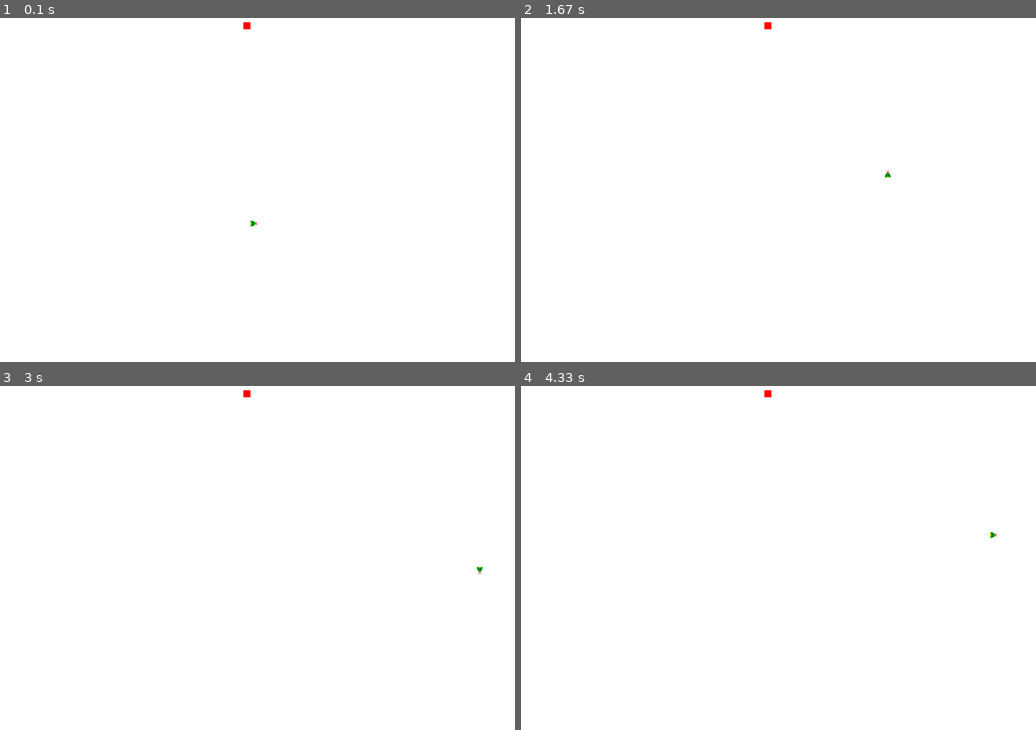
Above: before the commit, frames 1-4 (two rows, left to right).
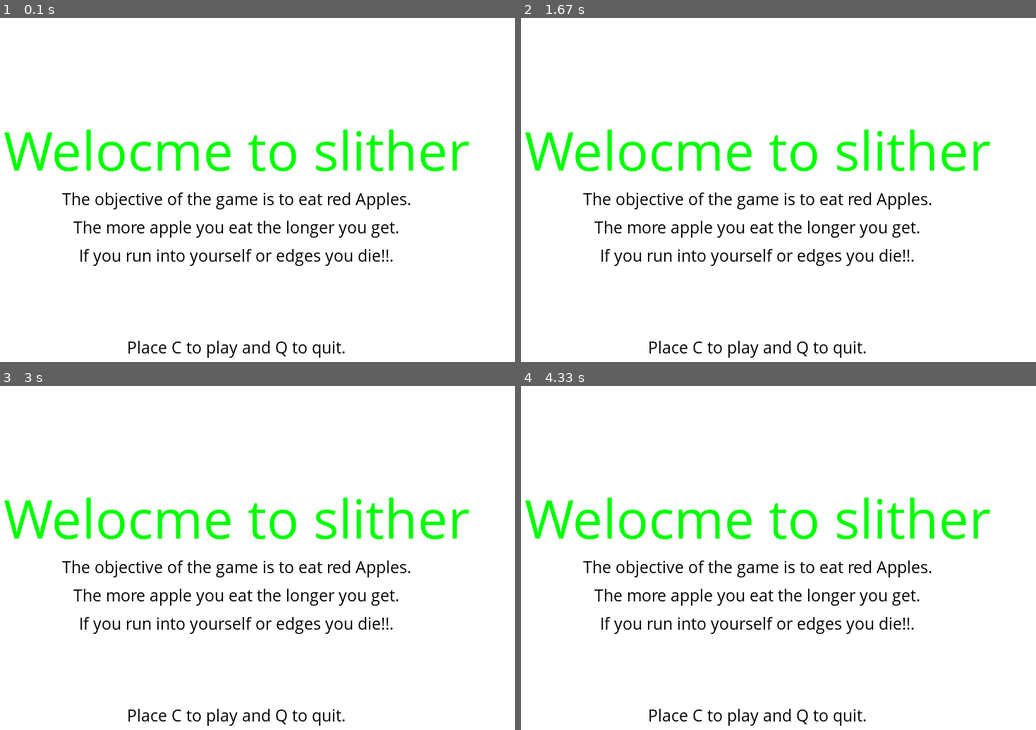
Above: after the commit, the same moments.

Repository: RIPTIDEKING/Snake_Pygame
Game: pygame game, started from pygameStart.py
Two runs of this game, one before a commit and one after it. Both use one fixed random seed, a clock stepped at 60 frames per second and the inputs below.
Inputs:
- Up to frame 1 (0.1 s): no input
- Up to frame 2 (1.67 s): tap Enter at 0.33 s; hold Up 1.17-1.63 s
- Up to frame 3 (3 s): hold Right 1.67-2.13 s; hold Left 2.17-2.7 s; hold Down from 2.73 s (still down)
- Up to frame 4 (4.33 s): release Down at 3.03 s; hold Left 3.07-3.47 s; hold Up 3.5-3.87 s; hold Right from 3.9 s (still down)

The runs differ from the first frame. In frame 1, 5.7% of the frame differs, in the area x 0-92%, y 1-99%; in frame 2, 5.7%; in frame 3, 5.7%; in frame 4, 5.7%.

Commit message:
starting menu screen

Diff:
--- a/pygameStart.py
+++ b/pygameStart.py
@@ -34,6 +34,23 @@
 smallFont = pygame.font.SysFont("comicsansms",25)
 medFont = pygame.font.SysFont("comicsansms",50)
 largeFont = pygame.font.SysFont("comicsansms",80)
+
+def game_intro():
+    intro = True
+    while intro:
+        gameDisplay.fill(white)
+        message_to_screen("Welocme to slither",green,0,-100,"large")
+        message_to_screen("The objective of the game is to eat red Apples.",
+                          black,y_displace = -30)
+        message_to_screen("The more apple you eat the longer you get.",
+                          black,y_displace =10)
+        message_to_screen("If you run into yourself or edges you die!!.",
+                          black,y_displace =50)
+        message_to_screen("Place C to play and Q to quit.",
+                          black,y_displace =180)
+
+        pygame.display.update()
+        clock.tick(5)
 
 def snake(snakeList,block_size):
 
@@ -101,6 +118,8 @@
       #  event = pygame.event.get()
         score = int((snake_length-1)/2)
 
+        game_intro()
+
         while gameOver == True:
             gameDisplay.fill(white)
             message_to_screen("Game Over!!!",red,y_displace = -50,size = "medium")
